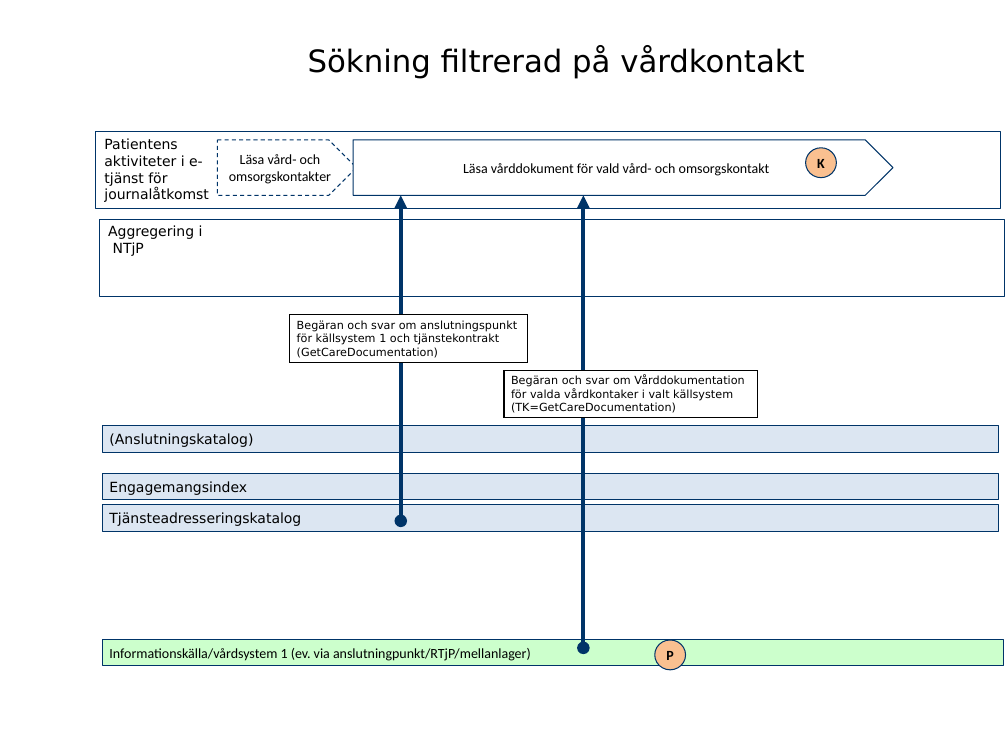
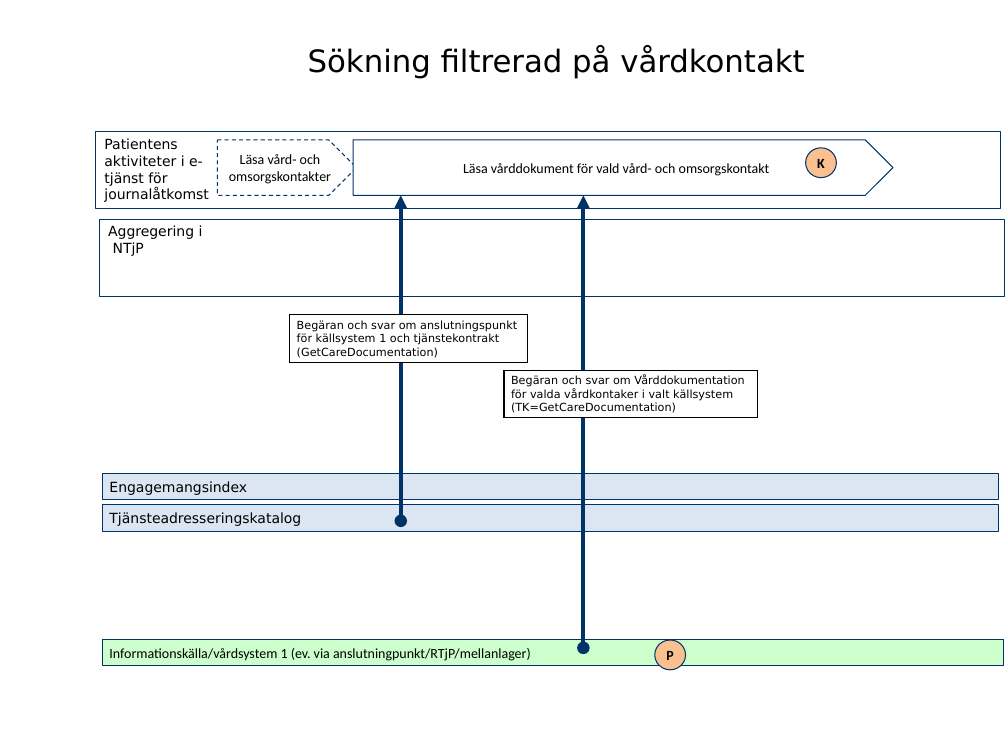
Before and after one commit to admstar/rivta, a slide deck: slide 5 of ServiceInteractions/riv/clinicalprocess/activityprescription/actoutcome/trunk/docs/TD_activityprescription_actoutcome.pptx. Drawn at 1008x756 pixels with LibreOffice and Linux fonts; fonts in the diff are those of the drawing; background and template pictures are left out. Boxes give left, top, right and bottom in pixels: in the first picture for what was removed or moved away, otherwise in the second. Text is boxed around its words. In the diff, an @@ line names an element or a change of style, - is before the commit and + after.

```diff
--- a/ServiceInteractions/riv/clinicalprocess/activityprescription/actoutcome/trunk/docs/TD_activityprescription_actoutcome.pptx
+++ b/ServiceInteractions/riv/clinicalprocess/activityprescription/actoutcome/trunk/docs/TD_activityprescription_actoutcome.pptx
@@ rectangle removed at [103,425,998,452] @@
-(Anslutningskatalog)
```
Also in this commit, not shown: 2 other slides changed, 9 other files.
